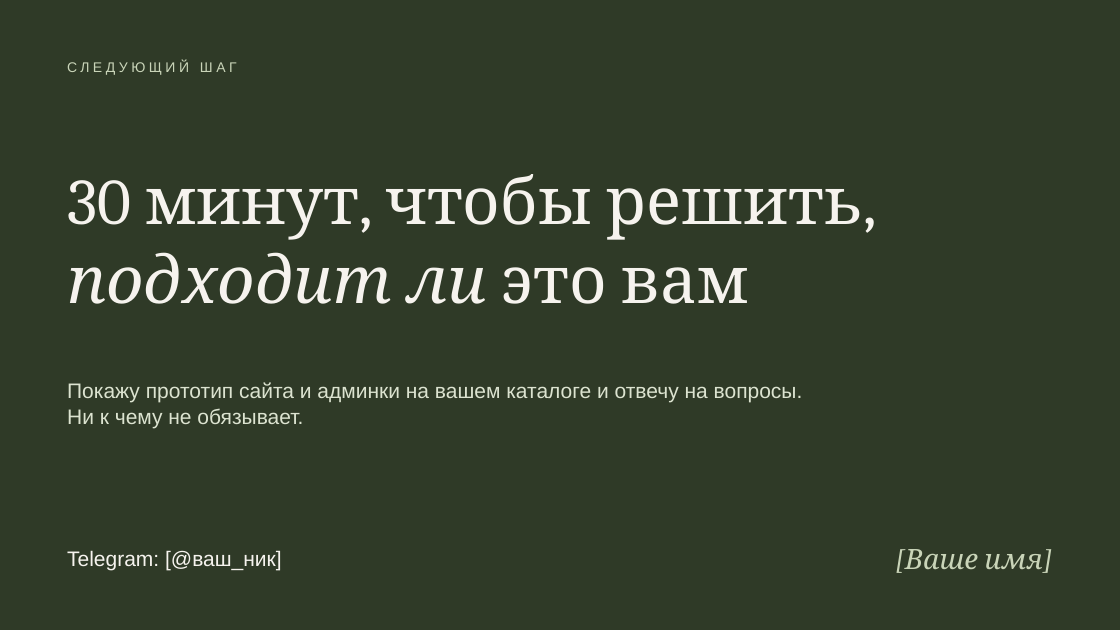
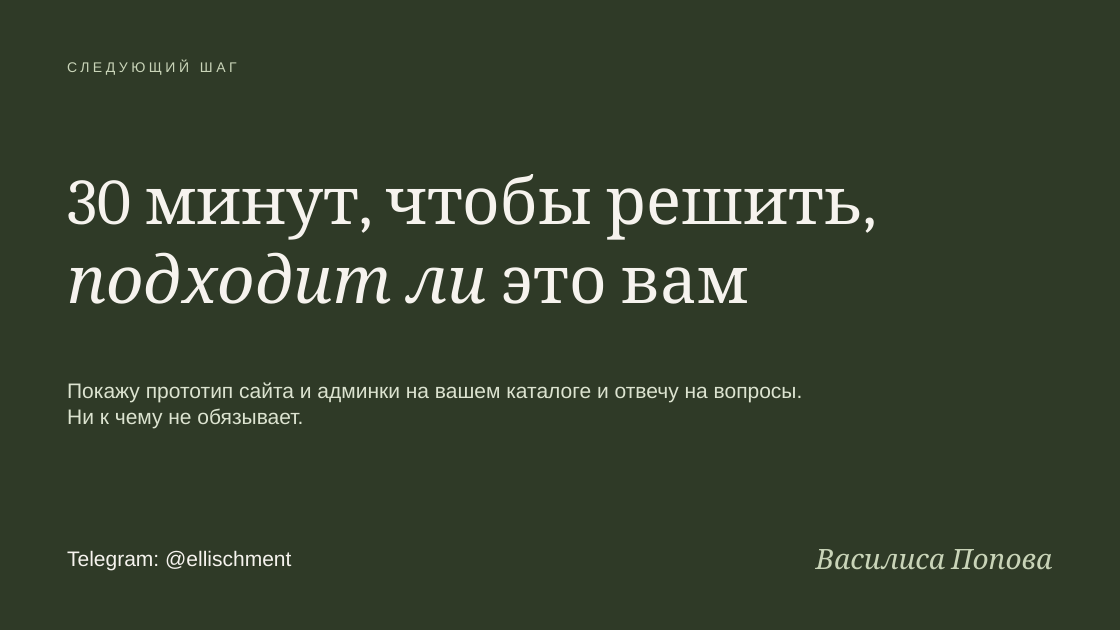
Before and after one commit to ellischment/svoya_ferma, a slide deck: slide 14 of docs/preview/lesnaya-yagodka-predlozhenie.pptx (slide 12 before the commit). Drawn at 1120x630 pixels with LibreOffice and Linux fonts; fonts in the diff are those of the drawing. Boxes give left, top, right and bottom in pixels: in the first picture for what was removed or moved away, otherwise in the second. Text is boxed around its words. In the diff, an @@ line names an element or a change of style, - is before the commit and + after.

```diff
--- a/docs/preview/lesnaya-yagodka-predlozhenie.pptx
+++ b/docs/preview/lesnaya-yagodka-predlozhenie.pptx
@@ text at (x1=67, y1=550, x2=291, y2=571): text changed @@
-Telegram: [@ваш_ник]
+Telegram: @ellischment
@@ text at (x1=816, y1=549, x2=1052, y2=569): text changed @@
-[Ваше имя]
+Василиса Попова
```
Also in this commit, not shown: 8 other slides changed, 3 slides added, 1 slide removed.
